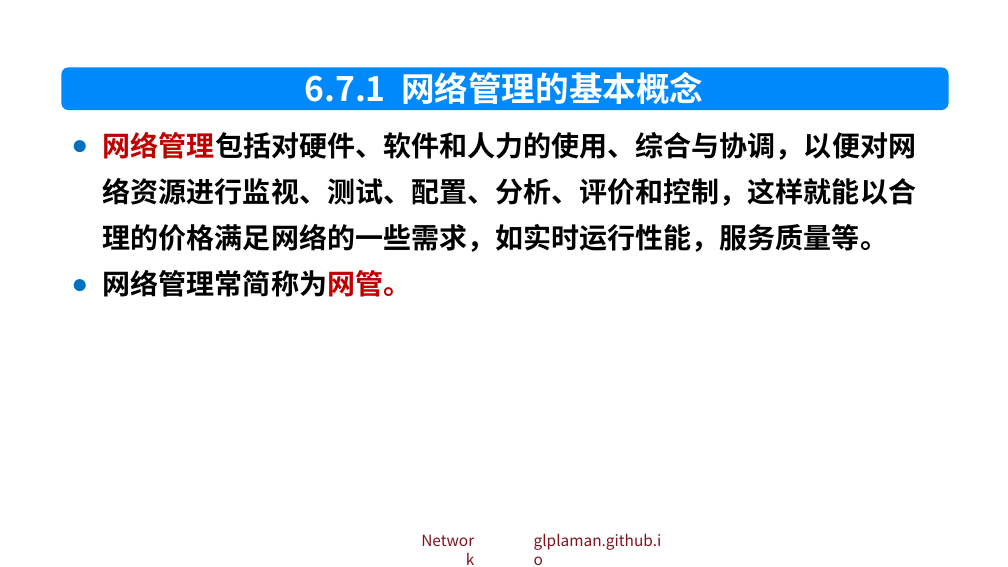
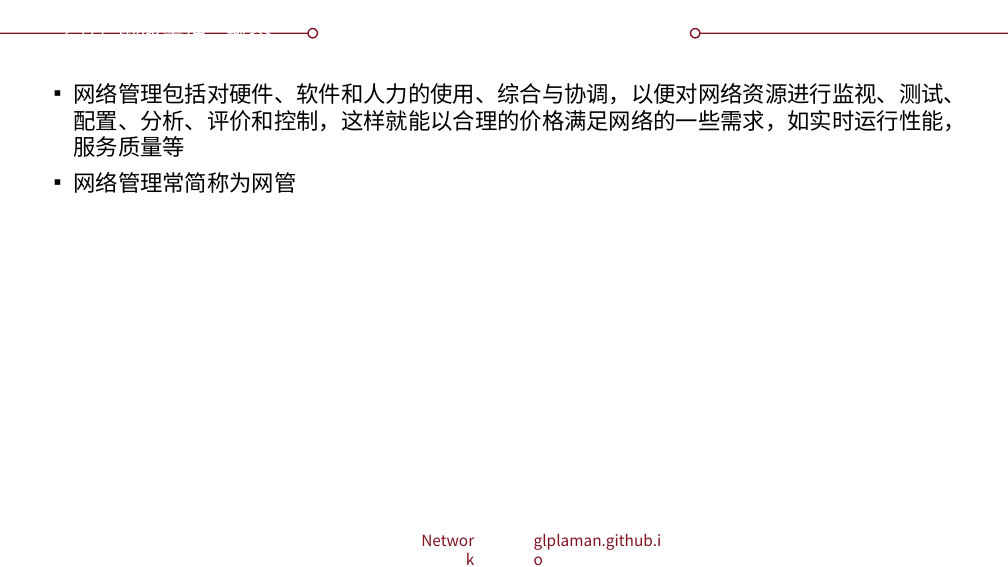
Before and after one commit to glplaman/glplaman.github.io, a slide deck: slide 191 of network/ppt/chap6.pptx. Drawn at 1008x567 pixels with LibreOffice and Linux fonts; fonts in the diff are those of the drawing; background and template pictures are left out. Boxes give left, top, right and bottom in pixels: in the first picture for what was removed or moved away, otherwise in the second. Text is boxed around its words. In the diff, an @@ line names an element or a change of style, - is before the commit and + after.

```diff
--- a/network/ppt/chap6.pptx
+++ b/network/ppt/chap6.pptx
@@ rectangle removed at [0, 0, 1008, 39] @@
@@ title "6.7.1 网络管理 - 概念" at [63, 32, 272, 34]: vertical alignment top to middle @@
@@ ellipse added at [308, 28, 318, 37], fill #FFFFFF, outline #7F131F 1 pt @@
@@ ellipse added at [690, 28, 700, 37], fill #FFFFFF, outline #7F131F 1 pt @@
@@ title at [63, 32, 272, 34]: text changed; size 24 to 16 pt; font Noto Sans CJK SC to Montserrat; bold off @@
-6.7.1 网络管理的基本概念
+6.7.1 网络管理 - 概念
@@ rounded rectangle removed at [61, 68, 949, 111] @@
@@ text at [73, 83, 966, 193]: text changed; size 20 to 16 pt; font Noto Sans CJK SC to Montserrat; bold off @@
-● 网络管理包括对硬件、软件和人力的使用、综合与协调，以便对网络资源进行监视、测试、配置、分析、评价和控制，这样就能以合理的价格满足网络的一些需求，如实时运行性能，服务质量等。
-● 网络管理常简称为网管。
+▪ 网络管理包括对硬件、软件和人力的使用、综合与协调，以便对网络资源进行监视、测试、配置、分析、评价和控制，这样就能以合理的价格满足网络的一些需求，如实时运行性能，服务质量等
+▪ 网络管理常简称为网管
```
Also in this commit, not shown: 23 other slides changed, 10 other files.
